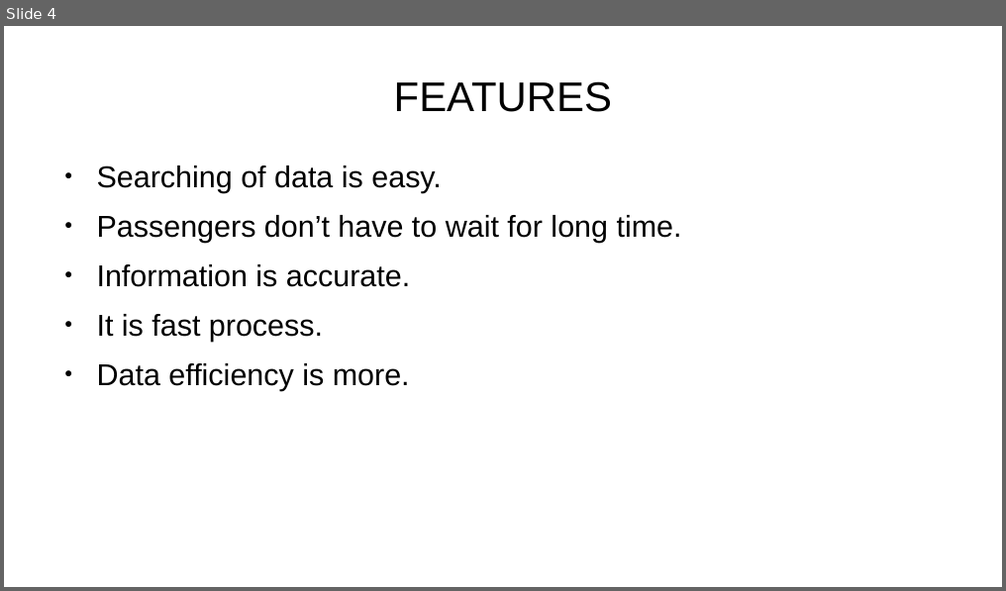
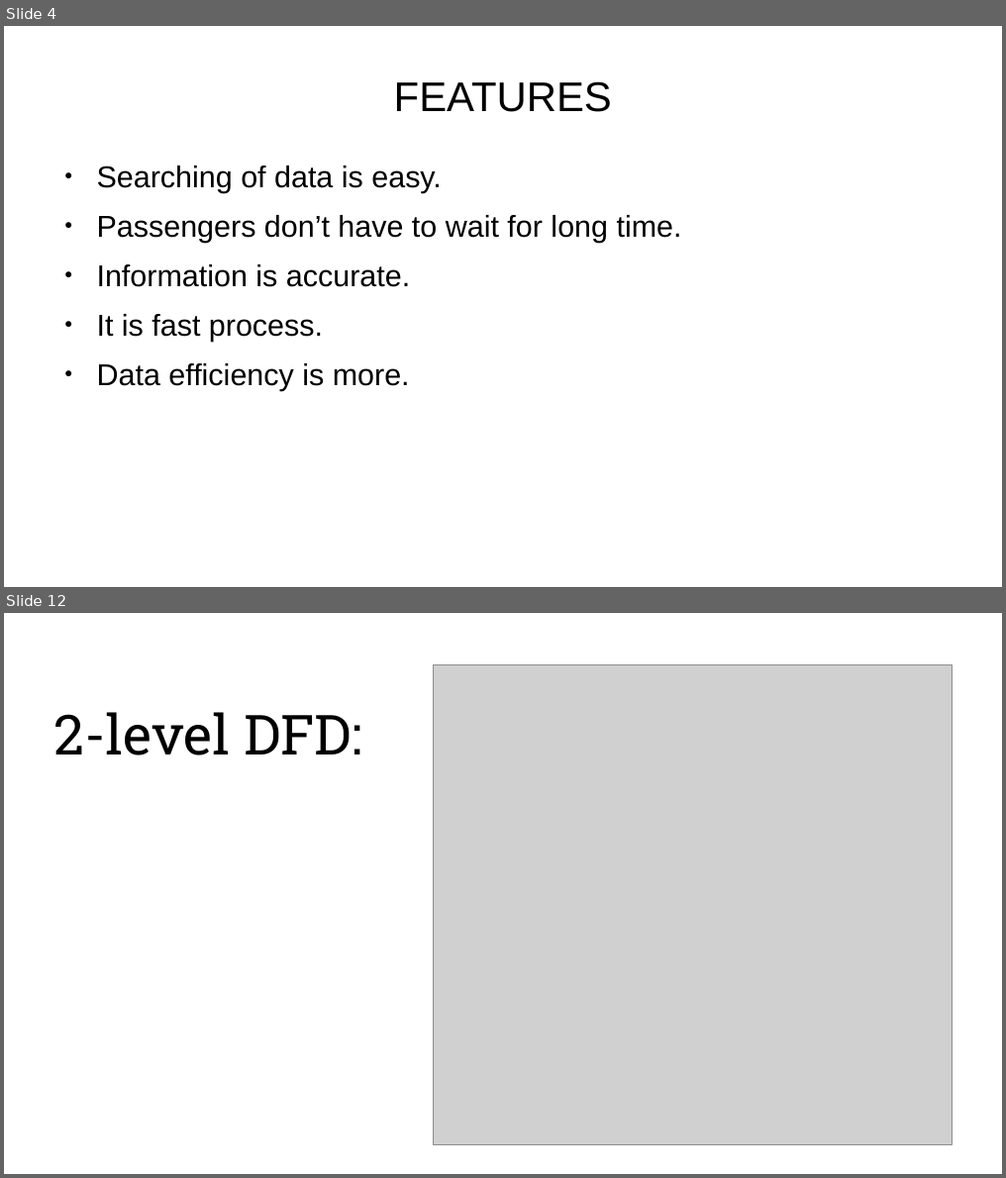
Before and after one commit to nahidulislamshakin/Railway-Reservation-System, a slide deck: Railway Reservatin System.pptx. Shown one above the other, each under a label of ours: slide 4 before the commit, slides 4 and 12 after it; the slides between them are not shown. The pictures are 1006x591 and 1006x1178 pixels, drawn with LibreOffice and Linux fonts; fonts in the diff are those of the drawing; grey boxes stand for pictures; background and template pictures are left out. Boxes give left, top, right and bottom in pixels: in the first picture for what was removed or moved away, otherwise in the second. Text is boxed around its words. In the diff, an @@ line names an element or a change of style, - is before the commit and + after.

```diff
--- a/Railway Reservatin System.pptx
+++ b/Railway Reservatin System.pptx
@@ slide 12 added at box(4, 613, 1002, 1174), background picture (left out) @@
@@ picture added at box(434, 665, 952, 1147) @@
@@ title added at box(54, 712, 362, 756), 44 pt, text #000000 @@
+2-level DFD:
```
Also in this commit, not shown: 3 slides changed, 8 other slides added, 5 slides removed, 1 other file.
